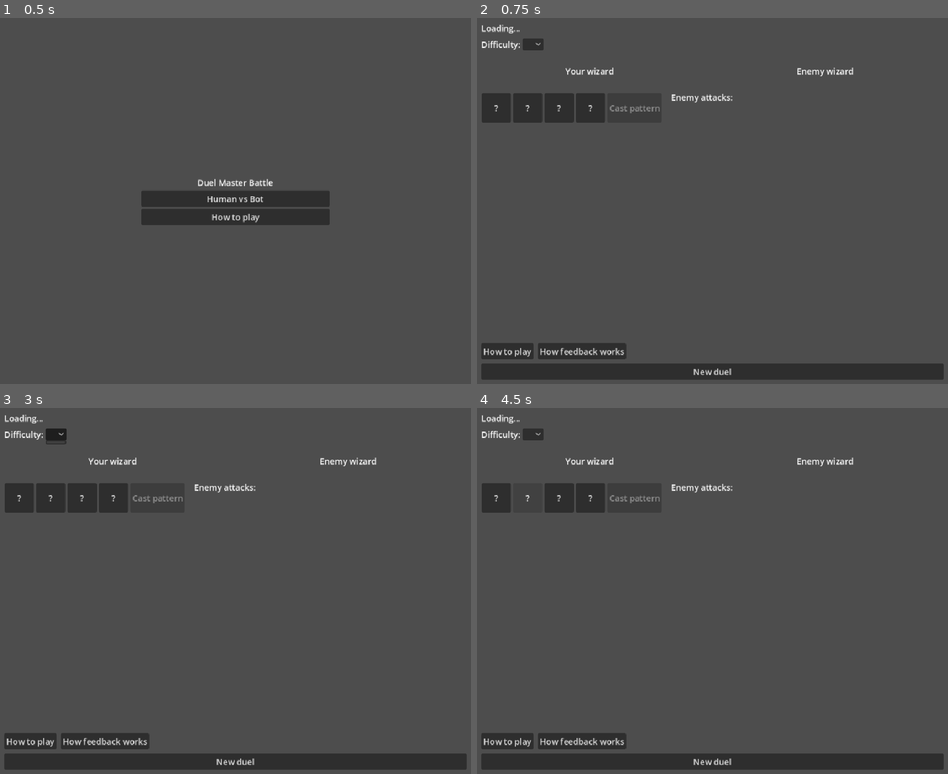
Above: before the commit, frames 1-4 (two rows, left to right).
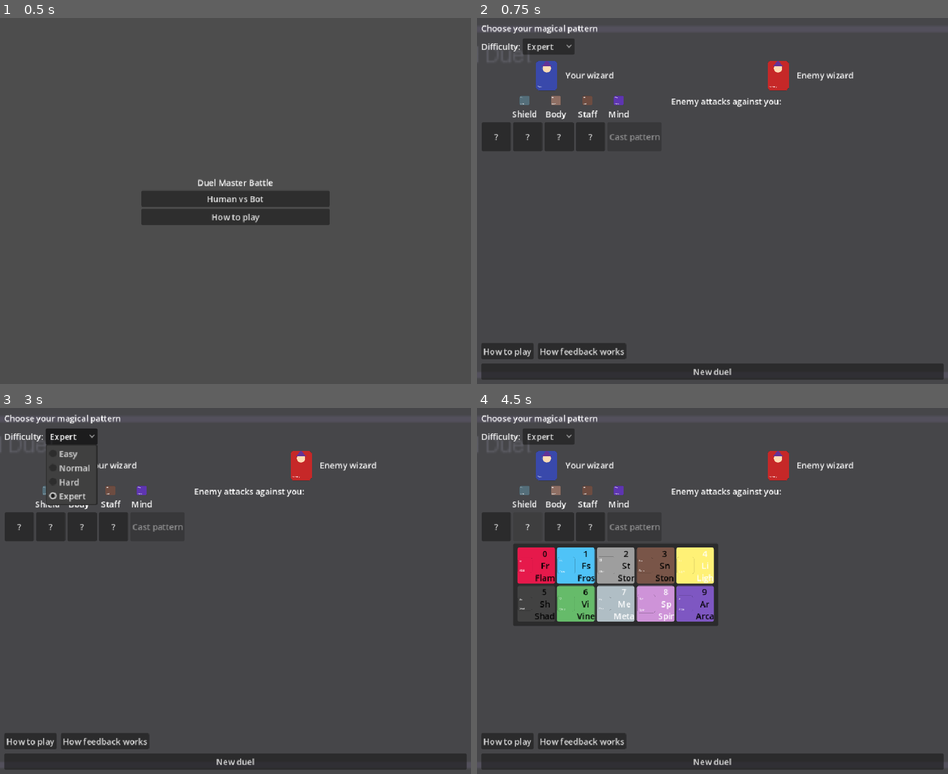
Above: after the commit, the same moments.

Repository: Joesalmon1985/DuelMasterBattle
Game: Godot game, scene res://client/scenes/main_menu.tscn
The game is run twice, just before and just after one commit, with the same random seed, the same clock (stepped at 60 frames per second) and the same inputs.
Inputs (mouse positions are in pixels of both pictures, inside the frame that each line leads up to; where the layout moved, square brackets give the same spot in the first picture):
- Up to frame 1 (0.5 s): no input
- Up to frame 2 (0.75 s): click "Human vs Bot" at 0.5 s
- Up to frame 3 (3 s): click "New duel" at 1.25 s; click "New duel" at 2 s; click (70, 437) [56, 433] at 2.75 s
- Up to frame 4 (4.5 s): click "?" at 3.5 s; click "?" at 4.25 s

Frame 1 is identical in both runs. In frame 2, 6.2% of the frame differs, in the area x 0-80%, y 1-37%; in frame 3, 5.6%; in frame 4, 14%, in the area x 0-80%, y 1-60%.
Error before the commit: Parse Error: Cannot find member "HUMAN_GUESSING" in base "DmbSequentialDuelGame.GamePhase". (res://client/scripts/game_board.gd:202)

Commit message:
feat(ui): dual attack histories and single-turn bot pacing
Show human attack feedback history beside enemy attack history.
Replace bulk bot phase with one visible bot attack per turn.
Update result copy and help text for alternating duel flow.

Co-authored-by: Cursor <cursoragent@cursor.com>

Diff:
--- a/godot_project/client/scenes/game_board.tscn
+++ b/godot_project/client/scenes/game_board.tscn
@@ -120,6 +120,26 @@
 disabled = true
 text = "Cast pattern"
 
+[node name="HumanAttackSection" type="VBoxContainer" parent="VBox/DuelPanel/PlayerColumn"]
+visible = false
+layout_mode = 2
+size_flags_vertical = 3
+theme_override_constants/separation = 4
+
+[node name="HumanHistoryLabel" type="Label" parent="VBox/DuelPanel/PlayerColumn/HumanAttackSection"]
+layout_mode = 2
+text = "Your attacks against the enemy:"
+
+[node name="HumanHistoryScroll" type="ScrollContainer" parent="VBox/DuelPanel/PlayerColumn/HumanAttackSection"]
+layout_mode = 2
+size_flags_vertical = 3
+horizontal_scroll_mode = 0
+
+[node name="HumanHistoryBoard" type="VBoxContainer" parent="VBox/DuelPanel/PlayerColumn/HumanAttackSection/HumanHistoryScroll"]
+layout_mode = 2
+size_flags_horizontal = 3
+theme_override_constants/separation = 4
+
 [node name="EnemyColumn" type="VBoxContainer" parent="VBox/DuelPanel"]
 layout_mode = 2
 size_flags_horizontal = 3
@@ -142,7 +162,7 @@
 
 [node name="BotLabel" type="Label" parent="VBox/DuelPanel/EnemyColumn"]
 layout_mode = 2
-text = "Enemy attacks:"
+text = "Enemy attacks against you:"
 
 [node name="BotScroll" type="ScrollContainer" parent="VBox/DuelPanel/EnemyColumn"]
 layout_mode = 2
@@ -205,7 +225,7 @@
 [node name="SkipButton" type="Button" parent="VBox"]
 visible = false
 layout_mode = 2
-text = "Skip enemy attacks"
+text = "Skip enemy attack"
 
 [node name="HelpRow" type="HBoxContainer" parent="VBox"]
 layout_mode = 2
--- a/godot_project/client/scripts/game_board.gd
+++ b/godot_project/client/scripts/game_board.gd
@@ -7,10 +7,11 @@
 const HOW_TO_PLAY_TEXT := (
 	"How to play:\n"
 	+ "• Pick a magic type for each point: Shield, Body, Staff, Mind.\n"
-	+ "• Cast pattern to lock your secret; the enemy wizard attacks first.\n"
+	+ "• Cast pattern to lock your secret; the bot sets its hidden pattern too.\n"
+	+ "• You attack first; then turns alternate one attack at a time.\n"
 	+ "• Hit = right magic, right point.\n"
 	+ "• Weakness = right magic, wrong point.\n"
-	+ "• Use enemy attack feedback to deduce their hidden pattern, then Attack."
+	+ "• Use feedback to deduce the enemy pattern before they break yours."
 )
 const HOW_FEEDBACK_TEXT := (
 	"How feedback works:\n"
@@ -27,6 +28,9 @@
 @onready var lock_button: Button = $VBox/DuelPanel/PlayerColumn/SecretSection/SecretRow/LockButton
 @onready var bot_board: VBoxContainer = $VBox/DuelPanel/EnemyColumn/BotScroll/BotBoard
 @onready var bot_scroll: ScrollContainer = $VBox/DuelPanel/EnemyColumn/BotScroll
+@onready var human_attack_section: VBoxContainer = $VBox/DuelPanel/PlayerColumn/HumanAttackSection
+@onready var human_history_board: VBoxContainer = $VBox/DuelPanel/PlayerColumn/HumanAttackSection/HumanHistoryScroll/HumanHistoryBoard
+@onready var human_history_scroll: ScrollContainer = $VBox/DuelPanel/PlayerColumn/HumanAttackSection/HumanHistoryScroll
 @onready var human_guess_section: VBoxContainer = $VBox/HumanGuessSection
 @onready var human_guess_row: HBoxContainer = $VBox/HumanGuessSection/HumanGuessRow
 @onready var submit_button: Button = $VBox/HumanGuessSection/HumanGuessRow/SubmitButton
@@ -49,6 +53,7 @@
 var _secret_slots: Array = []
 var _guess_slots: Array = []
 var _bot_rows: Array = []
+var _human_rows: Array = []
 var _active_mode: String = ""
 var _active_slot: int = -1
 var _bot_seed: int = 42
@@ -179,6 +184,7 @@
 	help_content.visible = false
 	_help_mode = ""
 	_clear_bot_rows()
+	_clear_human_rows()
 	_refresh_all()
 
 
@@ -199,7 +205,7 @@
 
 
 func _on_guess_slot_pressed(slot: int) -> void:
-	if game.phase != DmbSequentialDuelGame.GamePhase.HUMAN_GUESSING:
+	if game.phase != DmbSequentialDuelGame.GamePhase.HUMAN_TURN:
 		return
 	_active_mode = "guess"
 	_active_slot = slot
@@ -227,38 +233,47 @@
 		return
 	game.lock_human_secret()
 	_refresh_all()
-	_run_bot_guesses_stepwise.call_deferred()
 
 
 func _on_skip_pressed() -> void:
 	_skip_bot_attacks = true
 
 
-func _run_bot_guesses_stepwise() -> void:
+func _on_submit_pressed() -> void:
+	if not game.can_submit_human_guess():
+		return
+	var rec := game.submit_human_guess()
+	_add_human_row(rec)
+	_scroll_human_board_to_end()
+	_refresh_all()
+	if game.phase == DmbSequentialDuelGame.GamePhase.FINISHED:
+		_show_result()
+	elif game.phase == DmbSequentialDuelGame.GamePhase.BOT_TURN:
+		_run_single_bot_turn.call_deferred()
+
+
+func _run_single_bot_turn() -> void:
 	_skip_bot_attacks = false
 	skip_button.visible = true
-	while game.phase == DmbSequentialDuelGame.GamePhase.BOT_GUESSING:
-		var rec := game.bot_make_guess()
-		if rec == null:
-			break
+	if game.phase != DmbSequentialDuelGame.GamePhase.BOT_TURN:
+		skip_button.visible = false
+		return
+	var rec := game.bot_make_guess()
+	if rec != null:
 		_add_bot_row(rec)
 		_highlight_latest_bot_row()
 		_scroll_bot_board_to_end()
-		_refresh_all()
-		if _skip_bot_attacks or _bot_attack_delay_sec <= 0.0:
-			continue
-		await get_tree().create_timer(_bot_attack_delay_sec).timeout
+	_refresh_all()
+	if game.phase == DmbSequentialDuelGame.GamePhase.FINISHED:
+		skip_button.visible = false
+		_show_result()
+		return
+	if _skip_bot_attacks or _bot_attack_delay_sec <= 0.0:
+		skip_button.visible = false
+		return
+	await get_tree().create_timer(_bot_attack_delay_sec).timeout
 	skip_button.visible = false
 	_refresh_all()
-
-
-func _on_submit_pressed() -> void:
-	if not game.can_submit_human_guess():
-		return
-	game.submit_human_guess()
-	_refresh_all()
-	if game.phase == DmbSequentialDuelGame.GamePhase.FINISHED:
-		_show_result()
 
 
 func _on_restart_pressed() -> void:
@@ -276,6 +291,18 @@
 	_bot_rows.append(row)
 
 
+func _add_human_row(rec: DmbGuessRecord) -> void:
+	if _human_rows.size() > 0:
+		var prev: FeedbackDisplay = _human_rows[_human_rows.size() - 1]
+		prev.set_highlighted(false)
+	var row := FeedbackDisplay.new()
+	row.name = "HumanRow%d" % _human_rows.size()
+	human_history_board.add_child(row)
+	row.show_guess(rec.guess, rec.exact, rec.colour_only)
+	row.set_highlighted(true)
+	_human_rows.append(row)
+
+
 func _highlight_latest_bot_row() -> void:
 	if _bot_rows.is_empty():
 		return
@@ -288,6 +315,21 @@
 	var vbar := bot_scroll.get_v_scroll_bar()
 	if vbar != null:
 		bot_scroll.scroll_vertical = int(vbar.max_value)
+
+
+func _scroll_human_board_to_end() -> void:
+	await get_tree().process_frame
+	var vbar := human_history_scroll.get_v_scroll_bar()
+	if vbar != null:
+		human_history_scroll.scroll_vertical = int(vbar.max_value)
+
+
+func _clear_human_rows() -> void:
+	for r in _human_rows:
+		r.queue_free()
+	_human_rows.clear()
+	for c in human_history_board.get_children():
+		c.queue_free()
 
 
 func _clear_bot_rows() -> void:
@@ -311,19 +353,10 @@
 	match game.phase:
 		DmbSequentialDuelGame.GamePhase.HUMAN_SETUP:
 			status_label.text = "Choose your magical pattern"
-		DmbSequentialDuelGame.GamePhase.BOT_GUESSING:
+		DmbSequentialDuelGame.GamePhase.HUMAN_TURN:
+			status_label.text = "Your turn to attack (%d left)" % game.human_guesses_remaining()
+		DmbSequentialDuelGame.GamePhase.BOT_TURN:
 			status_label.text = "Enemy wizard is attacking"
-		DmbSequentialDuelGame.GamePhase.HUMAN_GUESSING:
-			var bot_msg := ""
-			if game.bot_guesses.size() > 0:
-				var last: DmbGuessRecord = game.bot_guesses[game.bot_guesses.size() - 1]
-				if last.exact == DmbConstants.CODE_LENGTH:
-					bot_msg = "Enemy SOLVED your pattern in %d attacks! " % game.bot_guesses.size()
-				else:
-					bot_msg = "Enemy FAILED after %d attacks. "
-			status_label.text = "%sEnemy pattern hidden — Your turn to attack (%d left)" % [
-				bot_msg, game.human_guesses_remaining()
-			]
 		DmbSequentialDuelGame.GamePhase.FINISHED:
 			status_label.text = "Duel result"
 
@@ -347,16 +380,17 @@
 
 func _update_magic_picker() -> void:
 	var active := game.phase == DmbSequentialDuelGame.GamePhase.HUMAN_SETUP \
-		or game.phase == DmbSequentialDuelGame.GamePhase.HUMAN_GUESSING
+		or game.phase == DmbSequentialDuelGame.GamePhase.HUMAN_TURN
 	_magic_picker.set_interactive(active)
 	if not active:
 		_magic_picker.close()
 
 
 func _update_human_guess_row() -> void:
-	var active := game.phase == DmbSequentialDuelGame.GamePhase.HUMAN_GUESSING
-	var show_section := active or game.phase == DmbSequentialDuelGame.GamePhase.FINISHED
-	human_guess_section.visible = show_section
+	var active := game.phase == DmbSequentialDuelGame.GamePhase.HUMAN_TURN
+	var in_duel := game.phase != DmbSequentialDuelGame.GamePhase.HUMAN_SETUP
+	human_attack_section.visible = in_duel
+	human_guess_section.visible = in_duel or game.phase == DmbSequentialDuelGame.GamePhase.FINISHED
 	for i in range(_guess_slots.size()):
 		var slot: PegSlot = _guess_slots[i]
 		slot.disabled = not active
@@ -375,6 +409,21 @@
 	result_panel.visible = true
 	if game.result:
 		var r := game.result
+		var headline := ""
+		if r.outcome == "human_win" and r.human_solved:
+			headline = "You broke the enemy pattern in %d attacks." % r.human_guess_count
+		elif r.outcome == "bot_win" and r.bot_solved:
+			headline = "The enemy wizard broke your pattern in %d attacks." % r.bot_guess_count
+		elif r.outcome == "draw" and not r.human_solved and not r.bot_solved:
+			headline = "Draw — both wizards used 12 attacks without breaking the pattern."
+		else:
+			match r.outcome:
+				"human_win":
+					headline = "You win!"
+				"bot_win":
+					headline = "Enemy wizard wins!"
+				_:
+					headline = "Draw!"
 		var winner := "Draw"
 		match r.outcome:
 			"human_win":
@@ -383,10 +432,11 @@
 				winner = "Enemy wizard"
 		result_label.text = (
 			"Duel result\n\n"
+			+ "%s\n\n" % headline
 			+ "Winner: %s\n\n" % winner
-			+ "You: %s — %d attacks\n" % ["solved" if r.human_solved else "failed", r.human_guess_count]
-			+ "Enemy: %s — %d attacks"
-			% ["solved" if r.bot_solved else "failed", r.bot_guess_count]
+			+ "Your attacks used: %d\n" % r.human_guess_count
+			+ "Enemy attacks used: %d"
+			% r.bot_guess_count
 		)
 	game_finished.emit()
 
@@ -442,6 +492,29 @@
 
 func ui_action_restart() -> void:
 	_on_restart_pressed()
+
+
+func ui_get_visible_human_guess_count() -> int:
+	return _human_rows.size()
+
+
+func ui_get_human_feedback_text() -> String:
+	if _human_rows.is_empty():
+		return ""
+	var row: FeedbackDisplay = _human_rows[_human_rows.size() - 1]
+	return row.get_feedback_text()
+
+
+func ui_get_phase() -> int:
+	return game.phase
+
+
+func ui_is_human_turn() -> bool:
+	return game.phase == DmbSequentialDuelGame.GamePhase.HUMAN_TURN
+
+
+func ui_is_bot_turn() -> bool:
+	return game.phase == DmbSequentialDuelGame.GamePhase.BOT_TURN
 
 
 func ui_get_bot_feedback_count() -> int:
--- a/godot_project/client/scripts/main_menu.gd
+++ b/godot_project/client/scripts/main_menu.gd
@@ -3,10 +3,11 @@
 const HOW_TO_PLAY_TEXT := (
 	"How to play:\n"
 	+ "• Pick a magic type for each point: Shield, Body, Staff, Mind.\n"
-	+ "• Cast pattern to lock your secret; the enemy wizard attacks first.\n"
+	+ "• Cast pattern to lock your secret; the bot sets its hidden pattern too.\n"
+	+ "• You attack first; then turns alternate one attack at a time.\n"
 	+ "• Hit = right magic, right point.\n"
 	+ "• Weakness = right magic, wrong point.\n"
-	+ "• Use enemy attack feedback to deduce their hidden pattern, then Attack."
+	+ "• Use feedback to deduce the enemy pattern before they break yours."
 )
 
 @onready var human_vs_bot_btn: Button = $VBox/HumanVsBotButton
